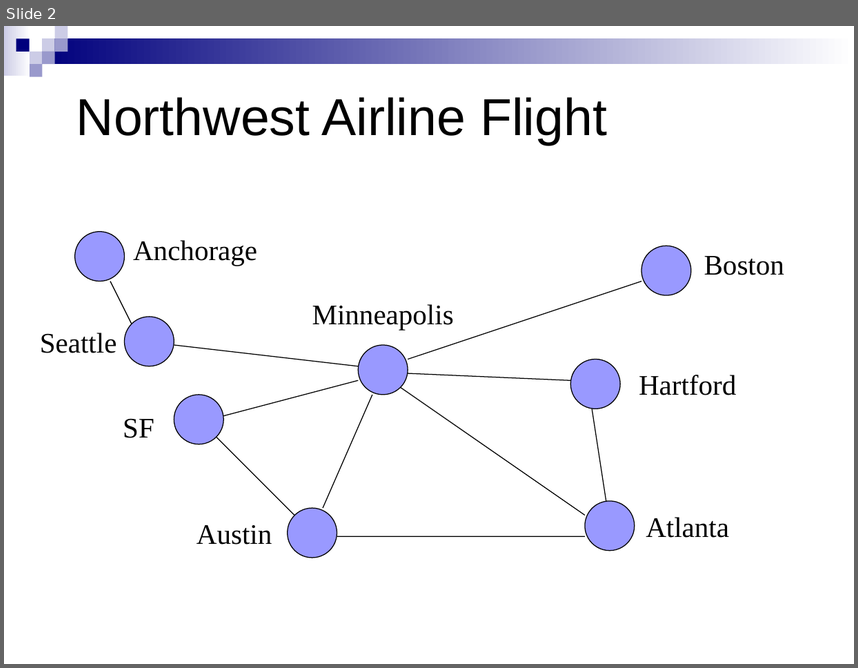
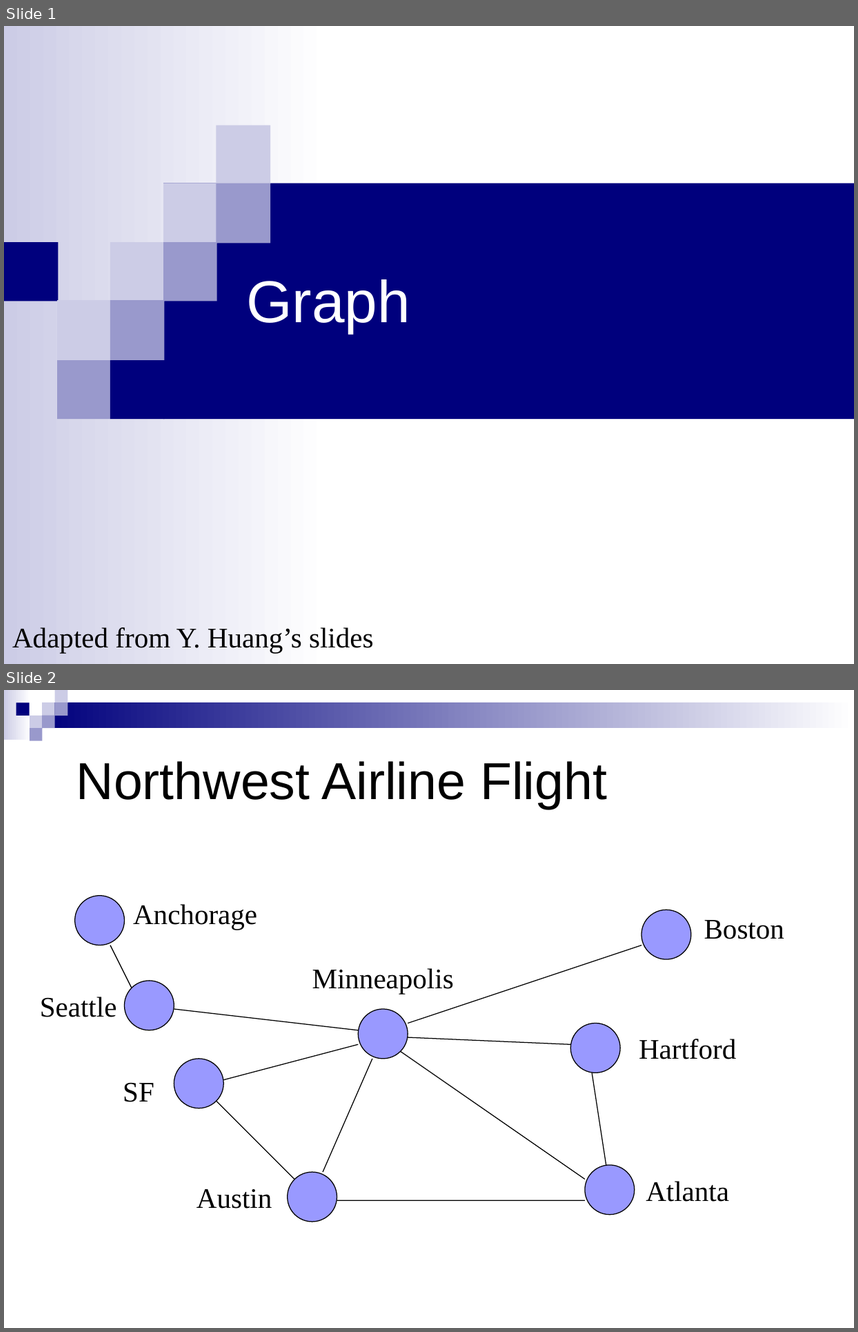
Before and after one commit to HengFan2010/hengfan2010.github.io, a slide deck: teaching/21F-3110/slides/3110-lecture 12-Graph I.ppt. Shown one above the other, each under a label of ours: slide 2 before the commit, slides 1 and 2 after it. The pictures are 858x668 and 858x1332 pixels, drawn with LibreOffice and Linux fonts; fonts in the diff are those of the drawing. Boxes give left, top, right and bottom in pixels: in the first picture for what was removed or moved away, otherwise in the second. Text is boxed around its words. In the diff, an @@ line names an element or a change of style, - is before the commit and + after.

```diff
--- a/teaching/21F-3110/slides/3110-lecture 12-Graph I.ppt
+++ b/teaching/21F-3110/slides/3110-lecture 12-Graph I.ppt
@@ slide 1 added at (x1=4, y1=26, x2=854, y2=664), background #FFFFFF @@
@@ title added at (x1=246, y1=279, x2=410, y2=332), 50 pt, text #FFFFFF @@
+Graph
@@ group added at (x1=4, y1=26, x2=854, y2=664): 12 rectangles @@
@@ text added at (x1=12, y1=627, x2=374, y2=653), 24 pt, text #000000 @@
+Adapted from Y. Huang’s slides
```
Also in this commit, not shown: 1 slide changed, 1 slide removed, 1 other file.
